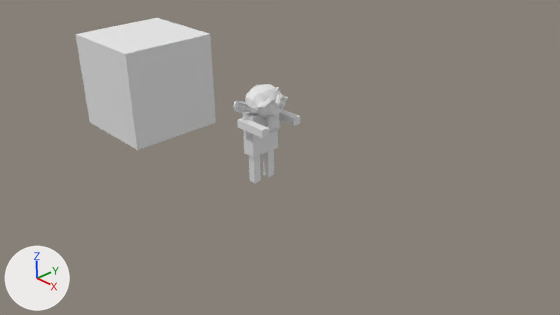
Before and after pictures for a commit that changed the Blender file Meshes/zombie.blend.
Camera for both pictures: the file's camera 'Camera'. Every picture has the same lights, and +X, +Y and +Z are marked at lower left.
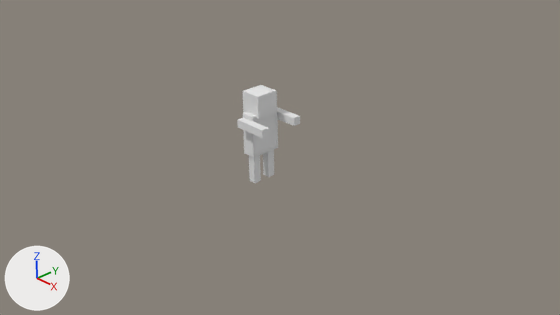
Changed parts and their boxes [x1, y1, x2, y2] in the pictures (560 x 315 px):
'Cube', deleted: before [75, 18, 216, 150]
'Suzanne', deleted: before [233, 84, 288, 132]
'Cube.006', added: after [242, 85, 277, 119]

Edits to the bpy script that builds the scene:
```text
Add me_cube_006:
    me_cube_006.from_pydata(...)  # 85 vertices, 69 faces; spans x -0.69..0.69, y -0.75..0.75, z -0.69..0.69
    me_cube_006.materials.append(mat_material_001)  # its picture is missing
Remove ob_suzanne:
    ob_suzanne = bpy.data.objects.new('Suzanne', me_suzanne)
    ob_suzanne.location = (0.12, 0.01, 1.42)
    ob_suzanne.rotation_euler = (0.0, 0.0, 1.571)  # degrees (0, 0, 90)
    ob_suzanne.scale = (0.39, 0.39, 0.39)
Remove ob_cube:
    ob_cube = bpy.data.objects.new('Cube', me_cube)
    ob_cube.location = (-3.64, 0.0, 1.0)
Add ob_cube_006:
    ob_cube_006 = bpy.data.objects.new('Cube.006', me_cube_006)
    ob_cube_006.location = (0.0, 0.01, 1.5)
    ob_cube_006.scale = (0.287, 0.287, 0.287)
```
